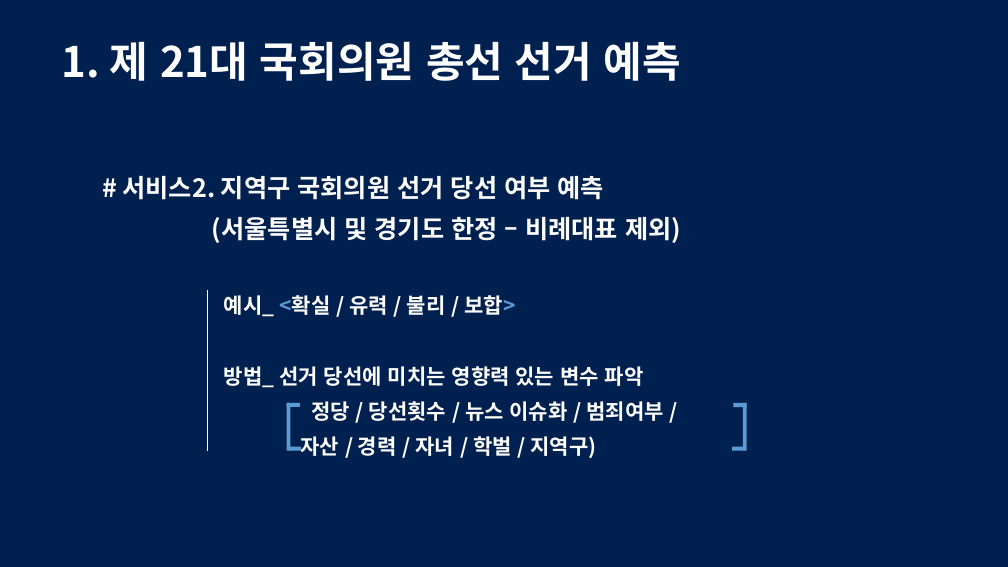
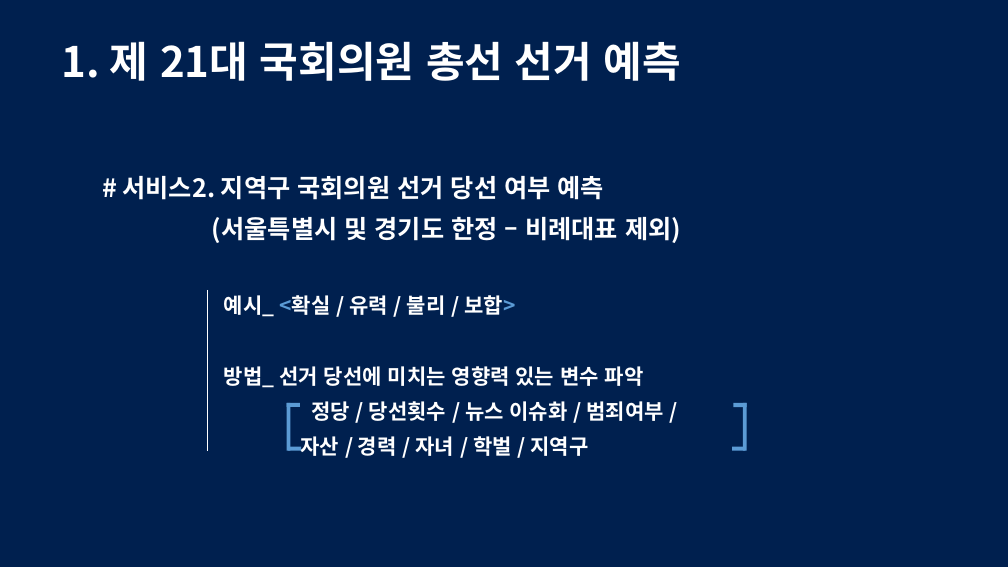
Before and after one commit to drhee0919/Rhee, a slide deck: slide 4 of 주제 발표.pptx. Drawn at 1008x567 pixels with LibreOffice and Linux fonts; fonts in the diff are those of the drawing. Boxes give left, top, right and bottom in pixels: in the first picture for what was removed or moved away, otherwise in the second. Text is boxed around its words. In the diff, an @@ line names an element or a change of style, - is before the commit and + after.

```diff
--- a/주제 발표.pptx
+++ b/주제 발표.pptx
@@ text at <box>300,436,589,456</box>: text changed @@
-자산 / 경력 / 자녀 / 학벌 / 지역구)
+자산 / 경력 / 자녀 / 학벌 / 지역구
```
Also in this commit, not shown: 2 other slides changed, 7 slides added, 1 slide removed.
